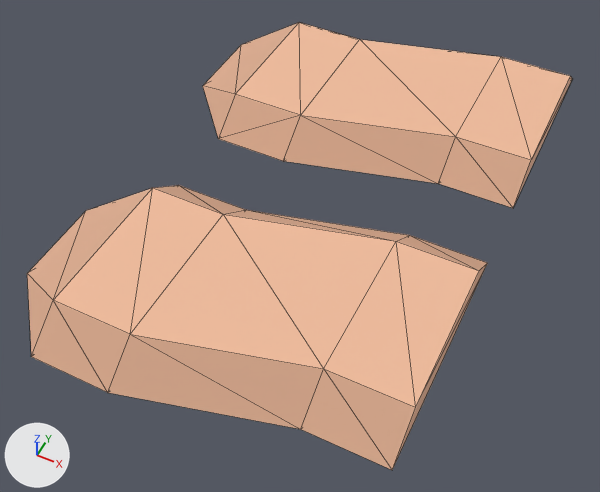
Before and after pictures for a commit that changed the glTF model assets/nature_kit/crops_dirtDoubleRowEnd.glb.
Camera for both pictures: a 50 mm camera at (0.611, -0.91, 0.891) aimed at (0.215, -0.117, -0.1). Arrows for +X, +Y and +Z are at lower left; the lights stay in place. The older version comes first. Mesh edges are drawn as thin lines. Where no turn or scale is listed for an object, it has been applied to the vertices.

In view in the first picture: 'crops_dirtDoubleRowEnd'.
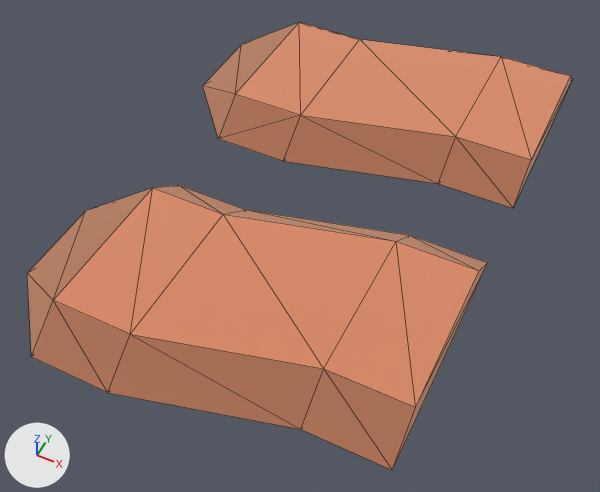
Edits to the scene script, one JSON object a line:
```json
{"op": "set", "path": "mat_dirtdark.metallic", "old": "0.05", "new": "1.0"}
{"op": "set", "path": "mat_dirtdark.roughness", "old": "0.85", "new": "1.0"}
{"op": "set", "path": "mat_dirt.metallic", "old": "0.05", "new": "1.0"}
{"op": "set", "path": "mat_dirt.roughness", "old": "0.85", "new": "1.0"}
{"op": "remove", "block": "ob_tmpparent", "code": ["ob_tmpparent = bpy.data.objects.new('tmpParent', None)", "ob_tmpparent.location = (0.0, 0.0, 0.0)"]}
```

Location of each change, [x1, y1, x2, y2] in pixels of the pictures (600 x 492 px):
```json
{"object": "crops_dirtDoubleRowEnd", "change": "surface changed", "before": [27, 22, 572, 470], "after": [27, 22, 572, 470], "on screen": "darker"}
```
